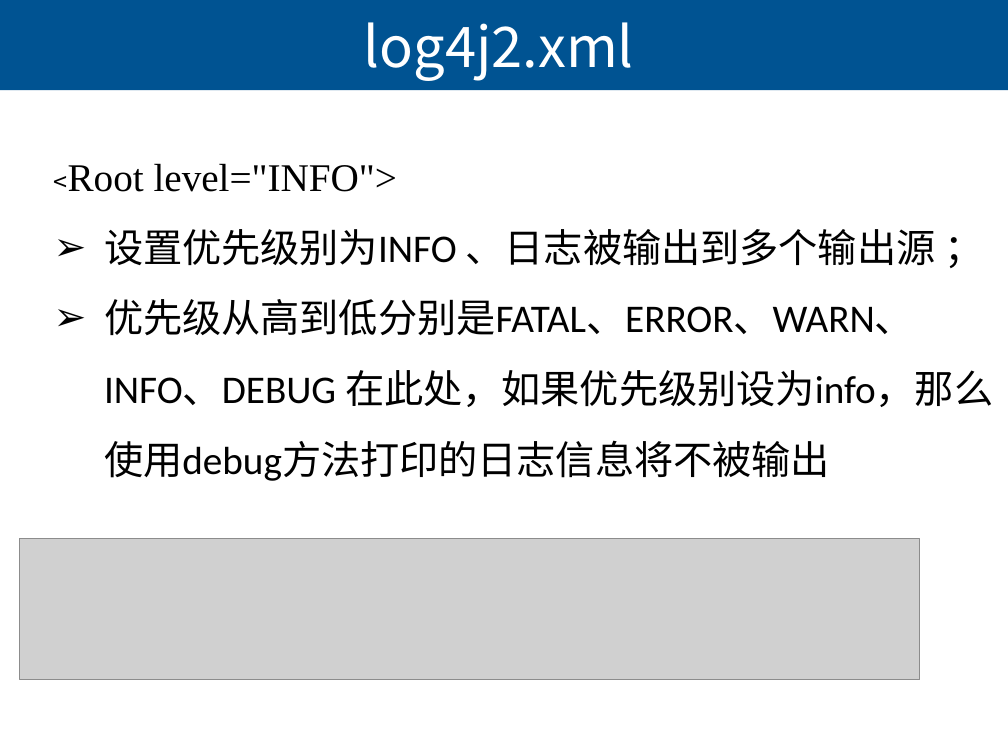
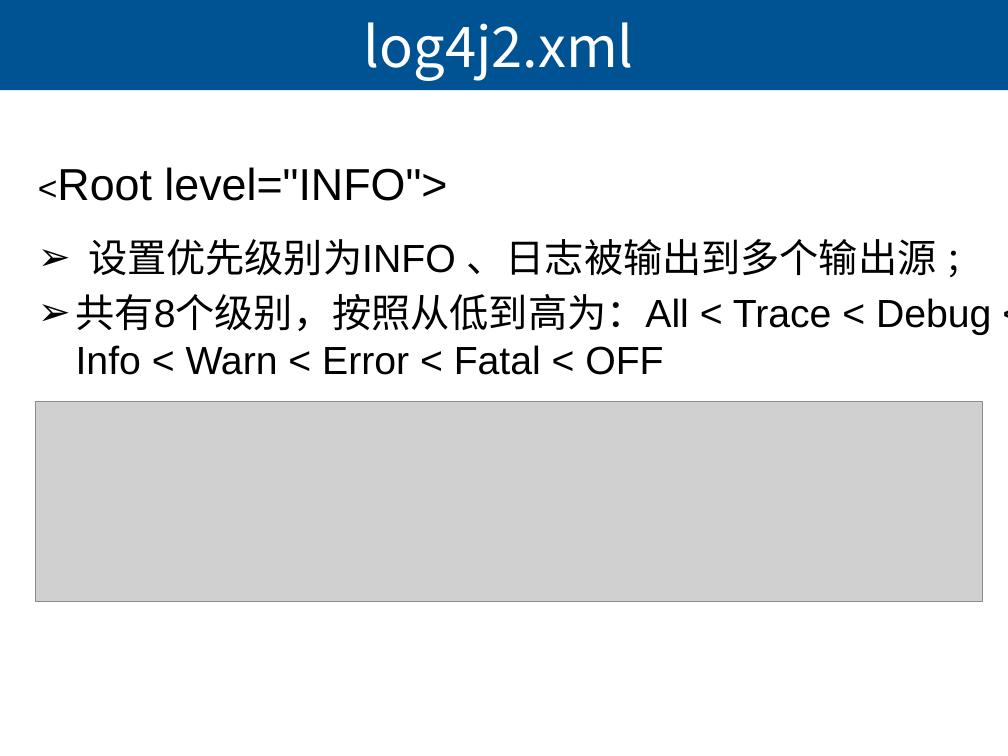
Before and after one commit to lihuanzhen2016/Selenium2019, a slide deck: slide 8 of PPT/11 使用Log4j打印执行日志.pptx. Drawn at 1008x756 pixels with LibreOffice and Linux fonts; fonts in the diff are those of the drawing; grey boxes stand for pictures. Boxes give left, top, right and bottom in pixels: in the first picture for what was removed or moved away, otherwise in the second. Text is boxed around its words. In the diff, an @@ line names an element or a change of style, - is before the commit and + after.

```diff
--- a/PPT/11 使用Log4j打印执行日志.pptx
+++ b/PPT/11 使用Log4j打印执行日志.pptx
@@ background #CCE8CF to #FFFFFF @@
@@ text "<Root level="INFO">" moved from (x1=68, y1=163, x2=993, y2=481) to (x1=57, y1=167, x2=991, y2=375) @@
@@ text at (x1=57, y1=167, x2=937, y2=276): size 18 to 24 pt, font Noto Sans CJK SC to Arial in "<Root"; size 28 to 32 pt, font Times New Roman to Arial in "<Root level="INFO">"; size 28 to 24 pt in "；"; font Calibri to Arial in "设置优先级别为INFO 、日志被输出到多个输出源 ；" @@
@@ text at (x1=76, y1=294, x2=991, y2=375): text changed; font Calibri to Arial @@
-  ➢ 优先级从高到低分别是FATAL、ERROR、WARN、INFO、DEBUG 在此处，如果优先级别设为info，那么使用debug方法打印的日志信息将不被输出
+➢ 共有8个级别，按照从低到高为：All < Trace < Debug < Info < Warn < Error < Fatal < OFF
@@ picture added at (x1=35, y1=402, x2=983, y2=602) @@
@@ picture removed at (x1=20, y1=538, x2=920, y2=679) @@
```
Also in this commit, not shown: 7 other slides changed, 1 other file.
